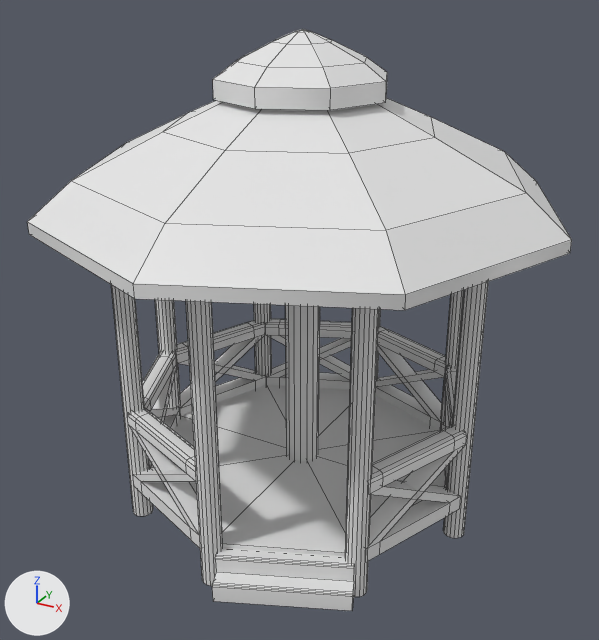
Renders of the FBX model Art/3D/model/stage1/shelter.FBX from each side of a commit.
Both versions are drawn from a 50 mm lens placed at (1.61, -2.95, 2.03), pointed at (0.02, -0.07, 0.59). Lighting does not change. The marker at lower left points along +X, +Y and +Z. Mesh edges are drawn as thin lines. Where no turn or scale is listed for an object, it has been applied to the vertices.
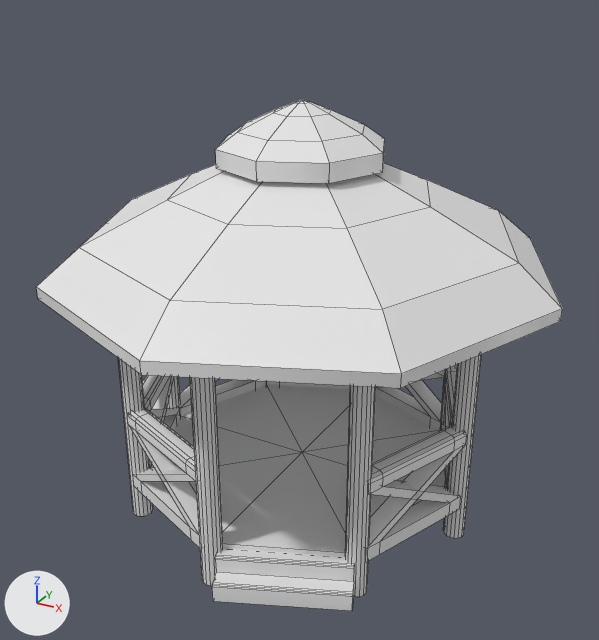
Where the change shows, as pixel boxes [x1, y1, x2, y2] in the pictures (599 x 640 px; the box of a moved part takes in the faces that stretch with it):
```json
{"object": "Cylinder016", "change": "reshaped", "before": [27, 29, 572, 611], "after": [36, 100, 562, 611], "on screen": "12% shorter"}
{"part": 1, "of": "me_mesh", "change": "moved or reshaped", "before": [27, 98, 572, 310], "after": [36, 163, 562, 388]}
{"part": 2, "of": "me_mesh", "change": "moved or reshaped", "before": [213, 29, 387, 110], "after": [215, 100, 385, 184]}
{"part": 3, "of": "me_mesh", "change": "deleted", "before": [285, 305, 320, 461]}
{"part": 4, "of": "me_mesh", "change": "moved or reshaped", "before": [111, 282, 488, 597], "after": [118, 355, 481, 597]}
```

Scene script edits in JSON lines:
```json
{"block": "me_mesh", "where": "# used by ob_cylinder016; location = (0.0, 0.0, -0.305)"}
{"op": "remove", "block": "me_mesh", "code": "me_mesh.from_pydata(...)  # 843 vertices, 695 faces; spans x -1.09..1.1, y -1.1..1.08, z 0.0..2.08"}
{"op": "add", "block": "me_mesh", "code": "me_mesh.from_pydata(...)  # 811 vertices, 679 faces; spans x -1.09..1.1, y -1.1..1.08, z 0.0..1.81"}
{"block": "me_mesh", "change": "me_mesh part 1: the loose piece of 80 vertices spanning x -1.09..1.1, y -1.1..1.08, z 1.36..1.83 is moved by (0.0, 0.0, -0.27)"}
{"block": "me_mesh", "change": "me_mesh part 2: the loose piece of 66 vertices spanning x -0.36..0.35, y -0.36..0.35, z 1.83..2.08 is moved by (0.0, 0.0, -0.27)"}
{"block": "me_mesh", "change": "me_mesh part 3: the loose piece of 32 vertices spanning x -0.08..0.08, y -0.08..0.08, z 0.0..2.03 is deleted"}
{"block": "me_mesh", "change": "me_mesh part 4"}
{"block": "me_mesh", "change": "128 vertices in x -0.81..0.81, y -0.81..0.81, z 1.52 move by (0.0, 0.0, -0.26)"}
```
